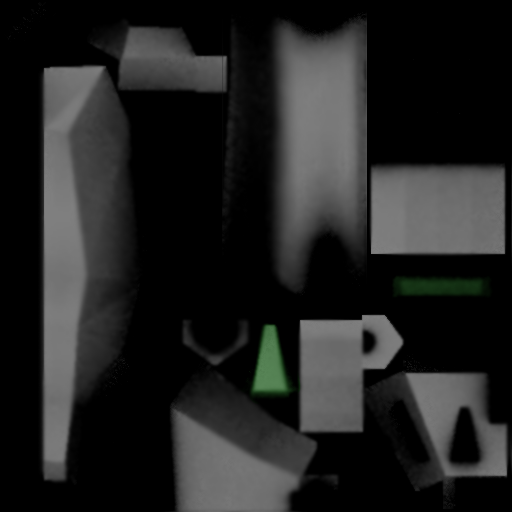
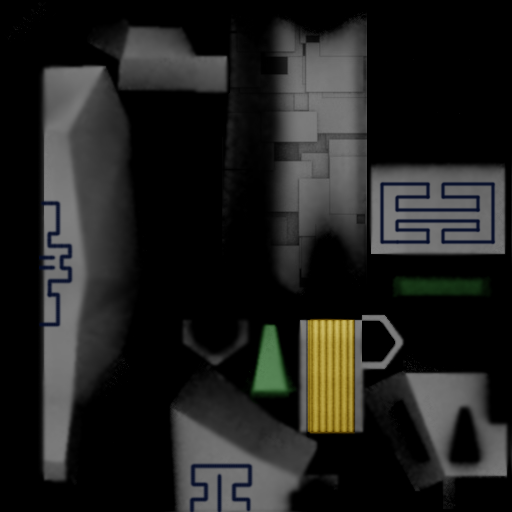
Layer changes from the first (512, 512) image to the second:
painted on "colors" over [297,318,363,436]
added layer "shades" (soft light) above "body" over [305,318,356,438]
added layer "body" above "ring.jpg" over [39,200,74,328]
added layer "ring.jpg" (soft light) above "render_ring" over [221,19,367,291]
painted on "render_ring" over [222,38,230,137]
added layer "coils" (soft light) above "tip" over [307,320,355,432]
added layer "tip" above "barrel2" over [188,462,254,512]
added layer "barrel2" above "barrel" over [379,181,496,245]
added layer "barrel" above "render" over [362,319,397,364]
painted on "render" over [39,24,505,467]
